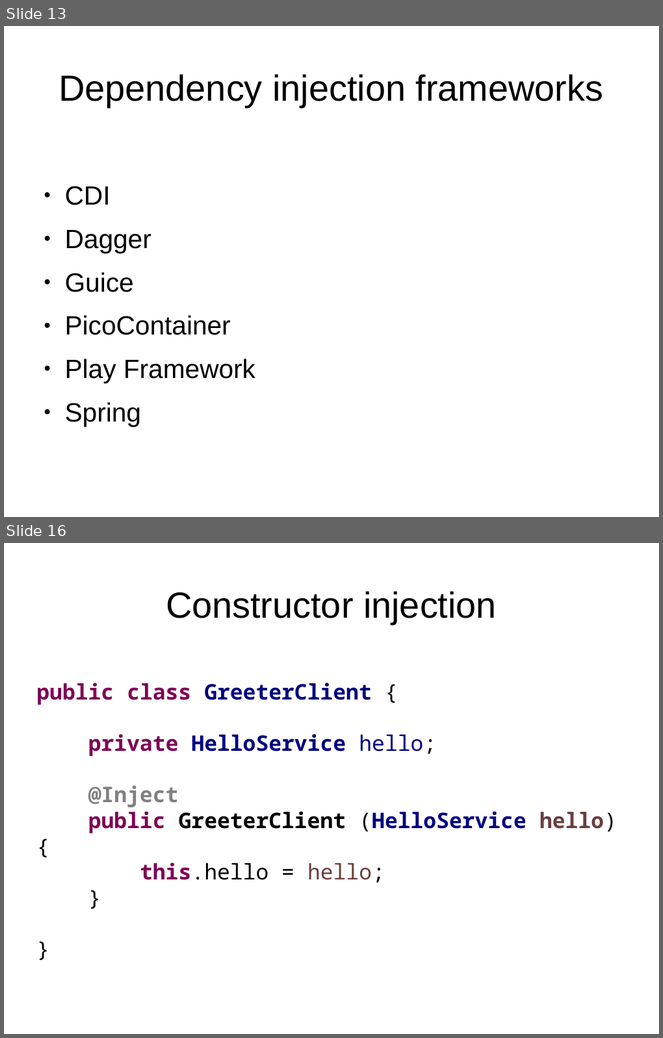
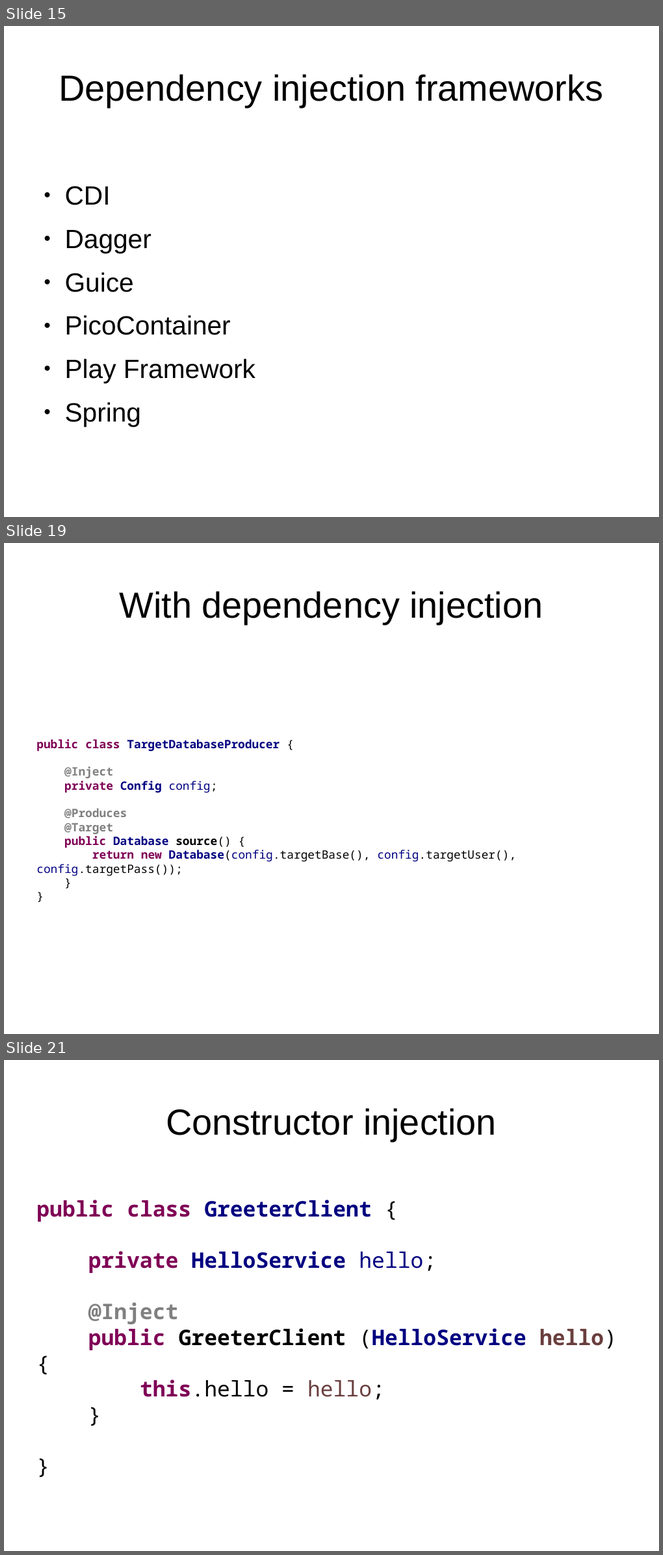
Before and after one commit to FrigoCoder/CDI, a slide deck: CDI.odp. Shown one above the other, each under a label of ours: slides 13 and 16 before the commit, slides 15, 19 and 21 after it; the slides between them are not shown. The pictures are 663x1038 and 663x1555 pixels, drawn with LibreOffice and Linux fonts; fonts in the diff are those of the drawing. Boxes give left, top, right and bottom in pixels: in the first picture for what was removed or moved away, otherwise in the second. Text is boxed around its words. In the diff, an @@ line names an element or a change of style, - is before the commit and + after.

```diff
--- a/CDI.odp
+++ b/CDI.odp
@@ slide 19 added at bbox=[4, 543, 659, 1034], background #FFFFFF @@
@@ title added at bbox=[120, 591, 543, 624], 44 pt, text #000000 @@
+With dependency injection
@@ text added at bbox=[36, 739, 517, 876], 14 pt, text #000080, bold @@
+public class TargetDatabaseProducer {
+@Inject
+private Config config;
+@Produces
+@Target
+public Database source() {
+return new Database(config.targetBase(), config.targetUser(), config.targetPass());
+}
+}
@@ what was slide 13 is now slide 15 @@
@@ what was slide 16 is now slide 21 @@
```
Also in this commit, not shown: 6 slides changed, 6 other slides added.
